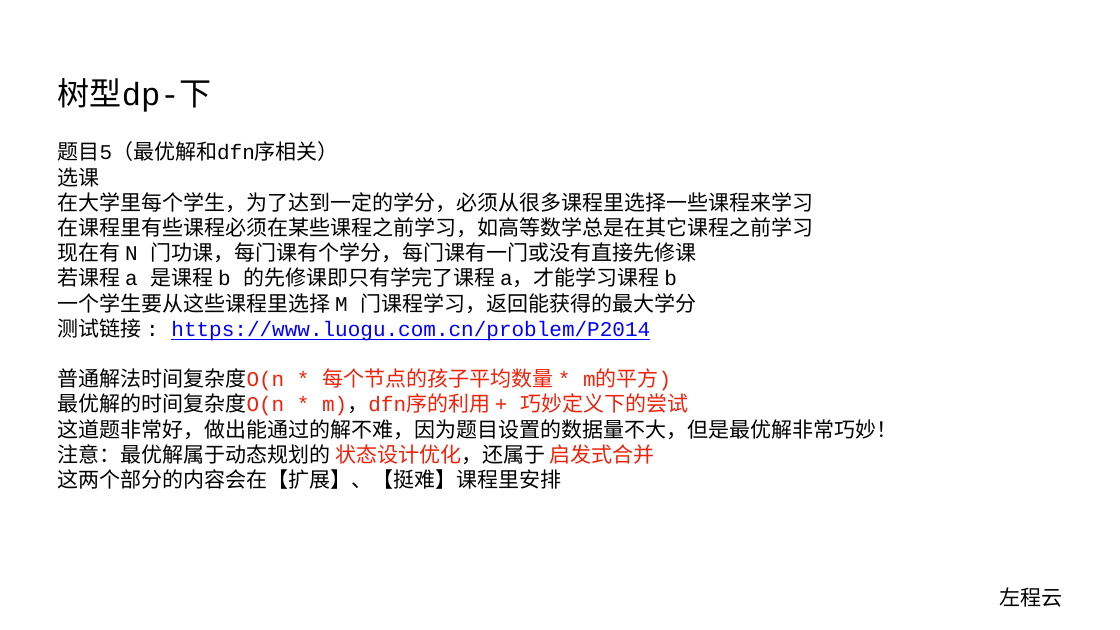
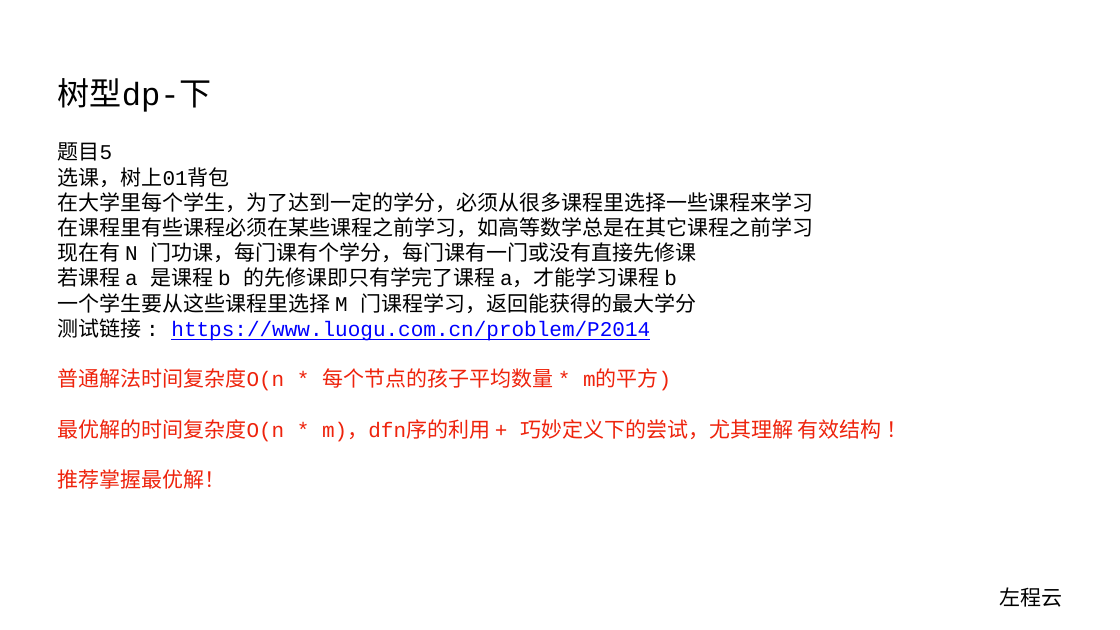
Before and after one commit to algorithmzuo/algorithm-journey, a slide deck: slide 7 of ppt/算法讲解079【必备】树型dp-下.pptx. Drawn at 1120x630 pixels with LibreOffice and Linux fonts; fonts in the diff are those of the drawing. Boxes give left, top, right and bottom in pixels: in the first picture for what was removed or moved away, otherwise in the second. Text is boxed around its words. In the diff, an @@ line names an element or a change of style, - is before the commit and + after.

```diff
--- a/ppt/算法讲解079【必备】树型dp-下.pptx
+++ b/ppt/算法讲解079【必备】树型dp-下.pptx
@@ text at (x1=58, y1=142, x2=230, y2=187): text changed @@
-题目5（最优解和dfn序相关）
-选课
+题目5
+选课，树上01背包
@@ text at (x1=58, y1=368, x2=671, y2=391): text colour #000000 to #EE230C in "普通解法时间复杂度O(n" @@
@@ text at (x1=58, y1=419, x2=882, y2=489): text changed; text colour #000000 to #EE230C @@
-最优解的时间复杂度O(n * m)，dfn序的利用 + 巧妙定义下的尝试
-这道题非常好，做出能通过的解不难，因为题目设置的数据量不大，但是最优解非常巧妙！
-注意：最优解属于动态规划的 状态设计优化，还属于 启发式合并
-这两个部分的内容会在【扩展】、【挺难】课程里安排
+最优解的时间复杂度O(n * m)，dfn序的利用 + 巧妙定义下的尝试，尤其理解 有效结构 ！
+推荐掌握最优解！
```
Also in this commit, not shown: 1 other slide changed.
